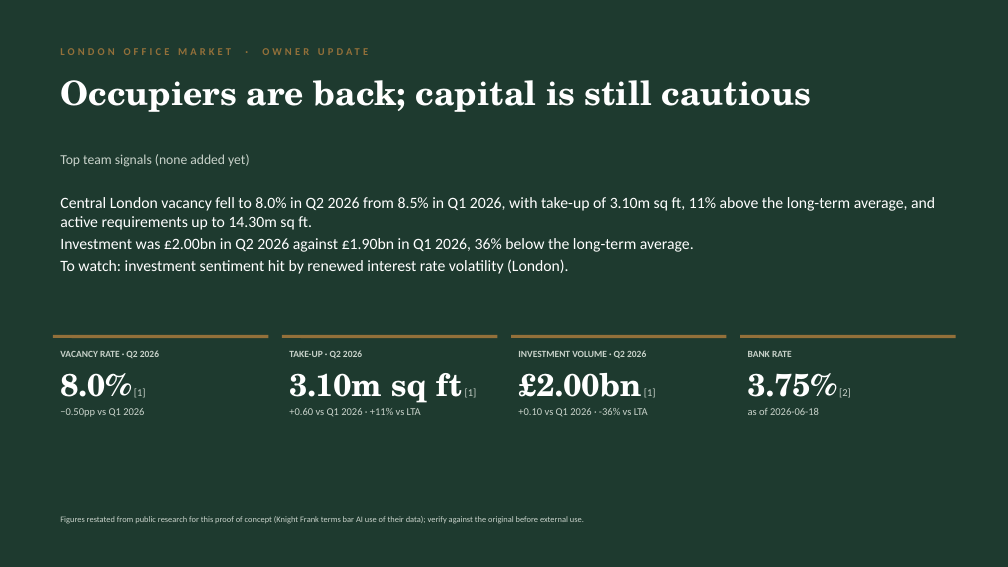
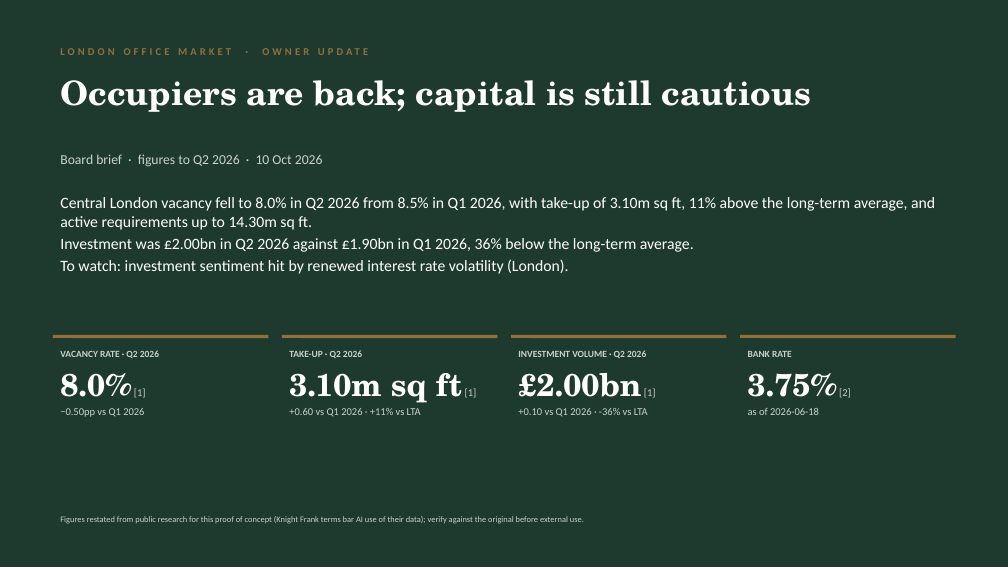
Before and after one commit to Kenneth0416/nanfengtest, a slide deck: slide 1 of docs/samples/client-update-forest-cream-sample.pptx. Drawn at 1008x567 pixels with LibreOffice and Linux fonts; fonts in the diff are those of the drawing. Boxes give left, top, right and bottom in pixels: in the first picture for what was removed or moved away, otherwise in the second. Text is boxed around its words. In the diff, an @@ line names an element or a change of style, - is before the commit and + after.

```diff
--- a/docs/samples/client-update-forest-cream-sample.pptx
+++ b/docs/samples/client-update-forest-cream-sample.pptx
@@ text at box(60, 154, 323, 167): text changed @@
-Top team signals (none added yet)
+Board brief · figures to Q2 2026 · 10 Oct 2026
```
Also in this commit, not shown: 1 other slide changed, 45 other files.
